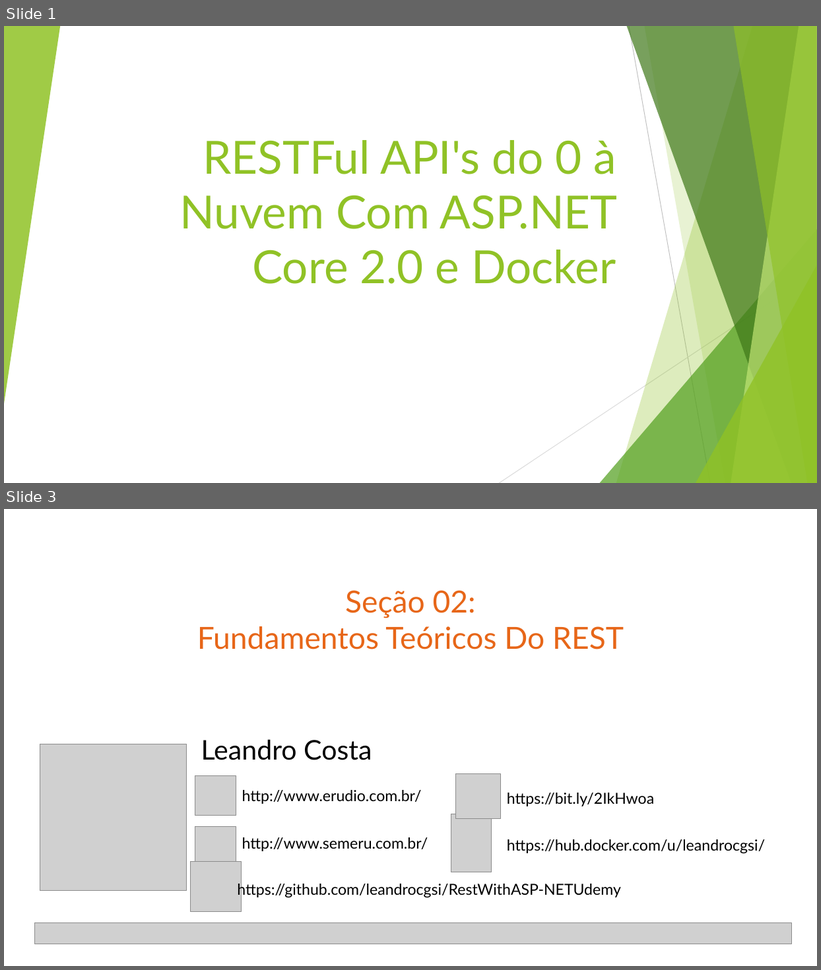
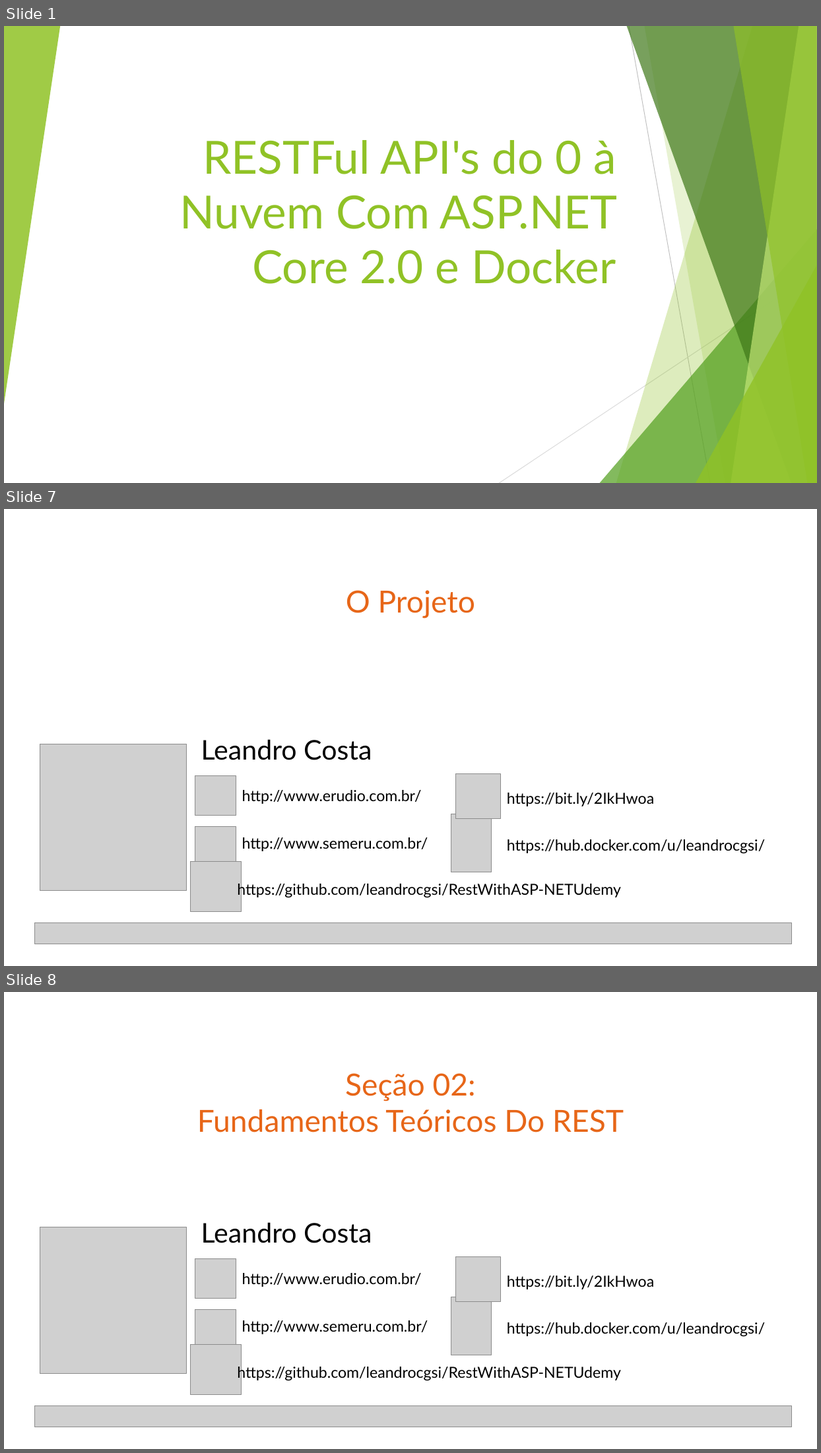
Before and after one commit to leandrocgsi/RestWithASP-NETUdemy, a slide deck: Documents/Building Modern RESTFul API's With ASP.NET Core - Architectural Overview.pptx. Shown one above the other, each under a label of ours: slides 1 and 3 before the commit, slides 1, 7 and 8 after it; the slides between them are not shown. The pictures are 821x970 and 821x1453 pixels, drawn with LibreOffice and Linux fonts; fonts in the diff are those of the drawing; grey boxes stand for pictures. Boxes give left, top, right and bottom in pixels: in the first picture for what was removed or moved away, otherwise in the second. Text is boxed around its words. In the diff, an @@ line names an element or a change of style, - is before the commit and + after.

```diff
--- a/Documents/Building Modern RESTFul API's With ASP.NET Core - Architectural Overview.pptx
+++ b/Documents/Building Modern RESTFul API's With ASP.NET Core - Architectural Overview.pptx
@@ slide 7 added at (4,509,817,966), background #FFFFFF @@
@@ title added at (346,590,475,619), 36 pt, text #E76618 @@
+O Projeto
@@ picture added at (40,745,186,891) @@
@@ text added at (201,739,372,760), 32 pt, text #000000 @@
+Leandro Costa
@@ picture added at (195,776,236,816) @@
@@ picture added at (456,774,501,819) @@
@@ text added at (242,790,422,804), 18 pt, text #000000 @@
+http://www.erudio.com.br/
@@ text added at (507,793,654,807), 18 pt, text #000000 @@
+https://bit.ly/2IkHwoa
@@ picture added at (451,815,491,873) @@
@@ picture added at (195,827,236,867) @@
@@ text added at (242,838,428,852), 18 pt, text #000000 @@
+http://www.semeru.com.br/
@@ text added at (507,840,765,854), 18 pt, text #000000 @@
+https://hub.docker.com/u/leandrocgsi/
@@ picture added at (191,861,242,912) @@
@@ text added at (237,882,620,899), 18 pt, text #000000 @@
+https://github.com/leandrocgsi/RestWithASP-NETUdemy
@@ picture added at (34,923,791,945) @@
@@ what was slide 3 is now slide 8 @@
```
Also in this commit, not shown: 2 slides changed, 4 other slides added.
